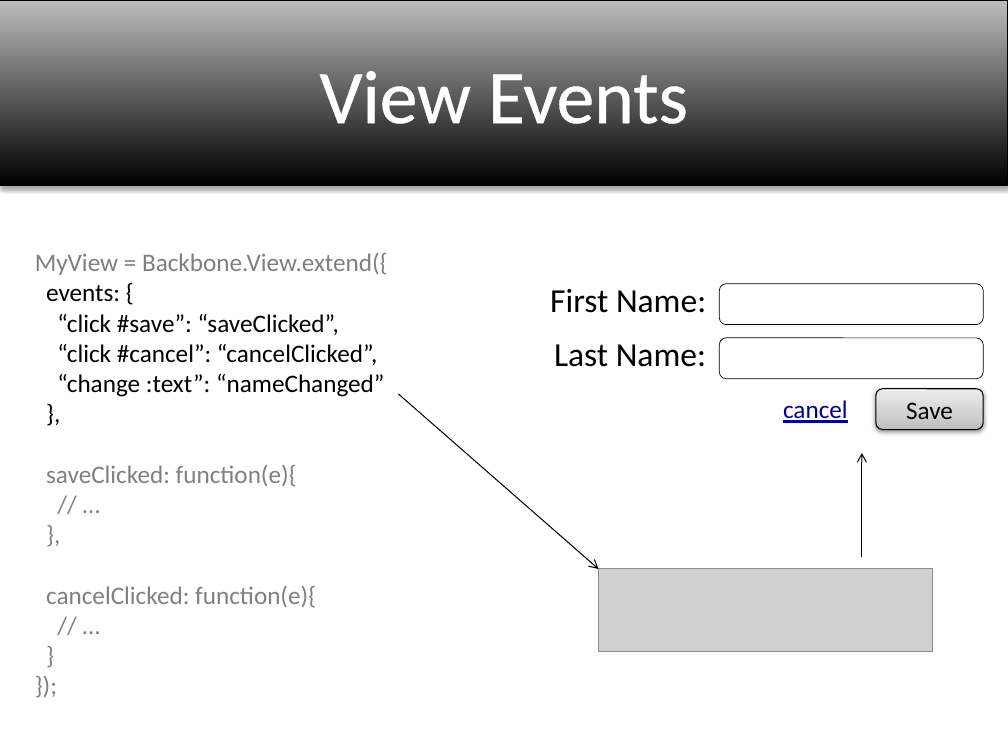
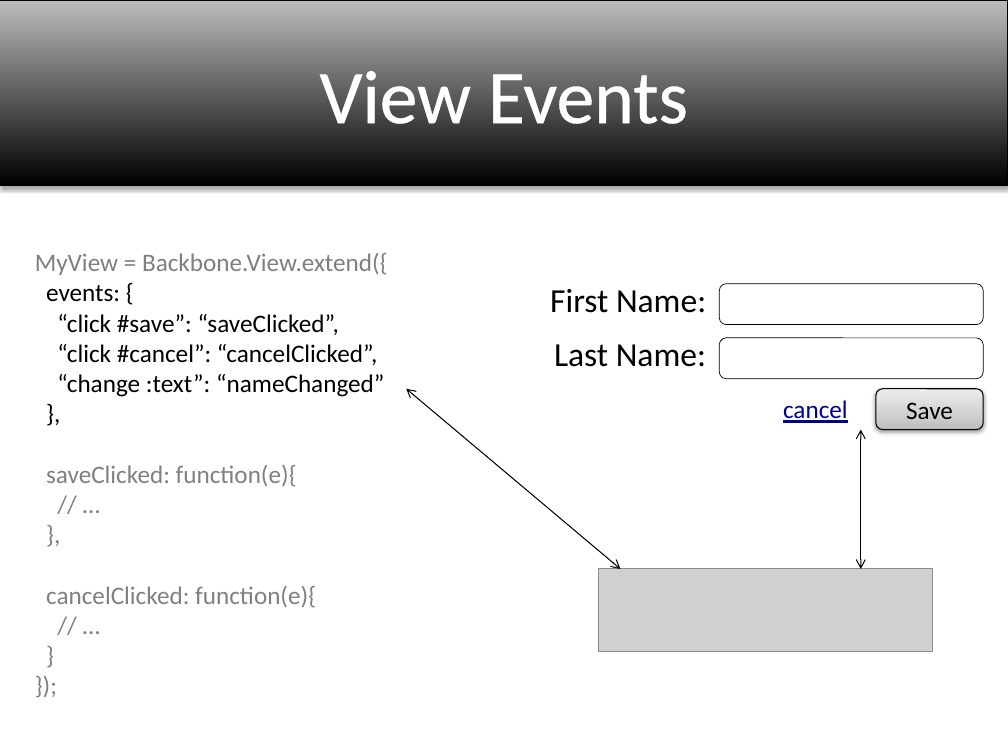
Before and after one commit to mxriverlynn/backbone.presentation, a slide deck: slide 6 of backbone.presentation.pptx. Drawn at 1008x756 pixels with LibreOffice and Linux fonts; fonts in the diff are those of the drawing; grey boxes stand for pictures. Boxes give left, top, right and bottom in pixels: in the first picture for what was removed or moved away, otherwise in the second. Text is boxed around its words. In the diff, an @@ line names an element or a change of style, - is before the commit and + after.

```diff
--- a/backbone.presentation.pptx
+++ b/backbone.presentation.pptx
@@ arrow moved from (398, 394) - (599, 569) to (406, 389) - (621, 569) @@
@@ arrow (406, 389) - (621, 569): arrow to double arrow @@
@@ arrow moved from (862, 557) - (862, 453) to (861, 429) - (861, 569) @@
@@ arrow (861, 429) - (861, 569): arrow to double arrow @@
```
Also in this commit, not shown: 1 other slide changed, 2 slides added, 1 slide removed.
